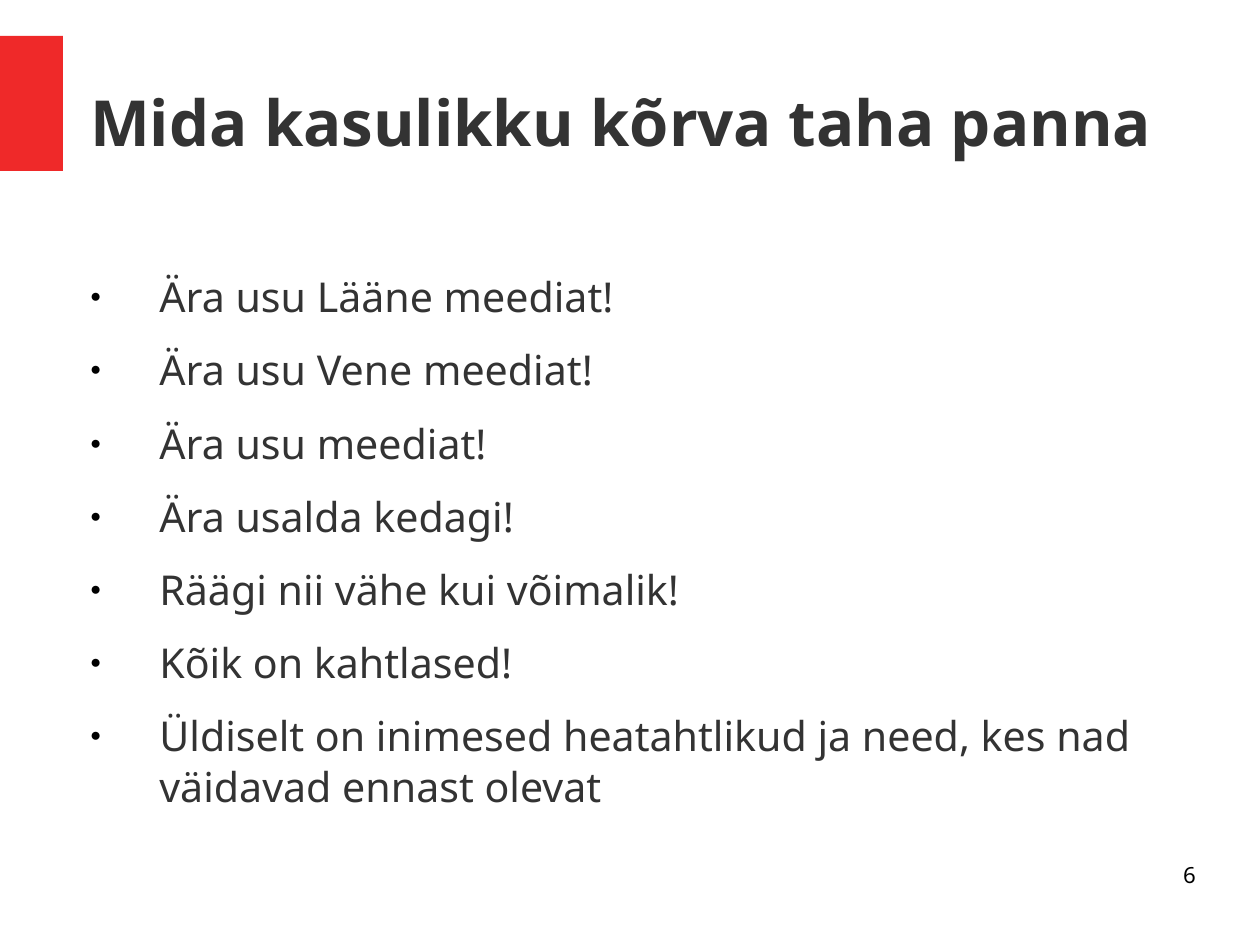
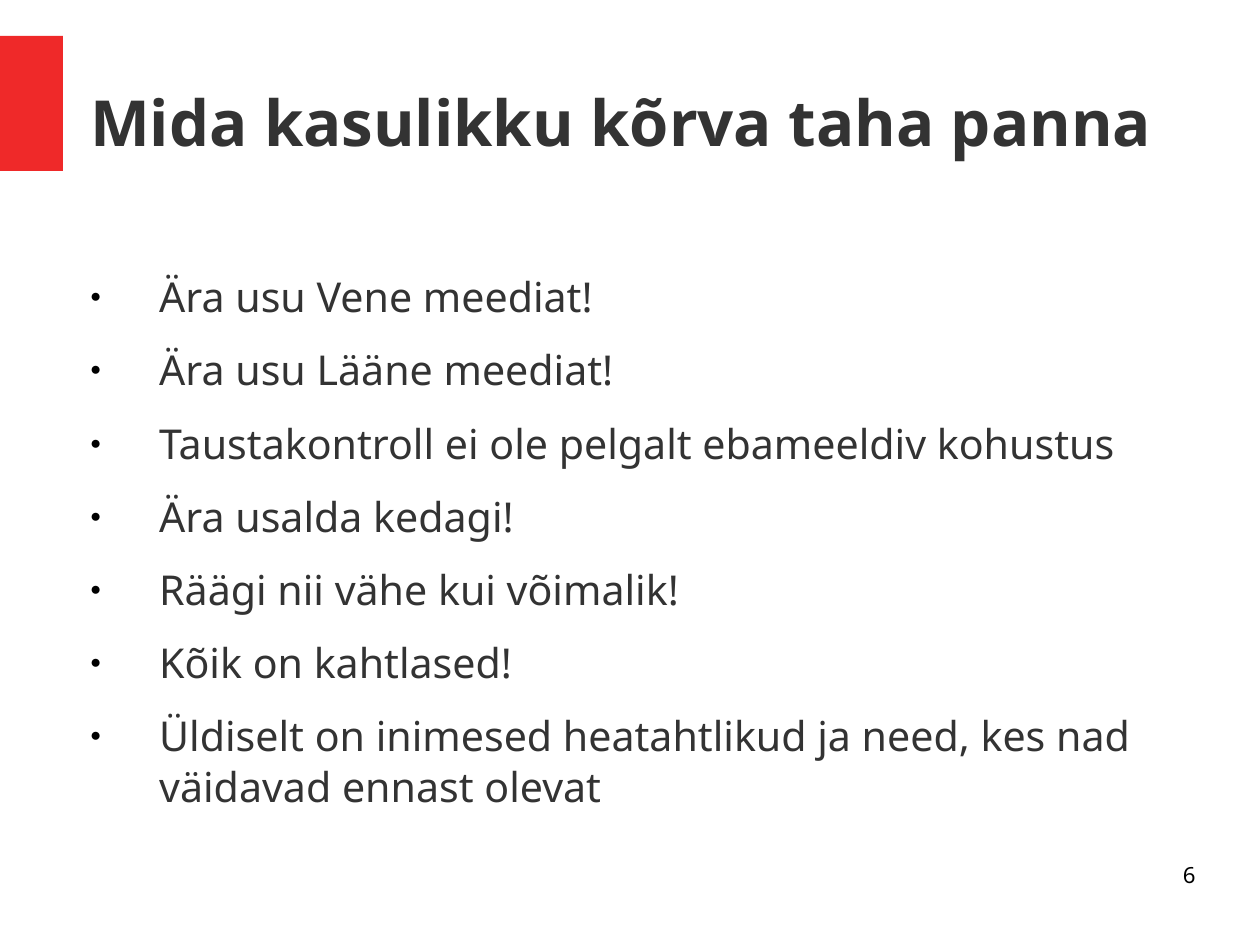
Before and after one commit to kaabugavehkija/kaabugavehkija.github.io, a slide deck: slide 6 of Ettekanne/Ettekanne_mustasaar.ppt. Drawn at 1260x945 pixels with LibreOffice and Linux fonts; fonts in the diff are those of the drawing. Boxes give left, top, right and bottom in pixels: in the first picture for what was removed or moved away, otherwise in the second. Text is boxed around its words. In the diff, an @@ line names an element or a change of style, - is before the commit and + after.

```diff
--- a/Ettekanne/Ettekanne_mustasaar.ppt
+++ b/Ettekanne/Ettekanne_mustasaar.ppt
@@ text at box(159, 274, 593, 313): paragraph added @@
+● Ära usu Vene meediat!
@@ text at box(159, 347, 1130, 803): indent changed @@
@@ text at box(159, 427, 1114, 469): text changed @@
-● Ära usu Vene meediat!
-● Ära usu meediat!
+● Taustakontroll ei ole pelgalt ebameeldiv kohustus
```
Also in this commit, not shown: 1 other slide changed, 1 slide added, 1 other file.
